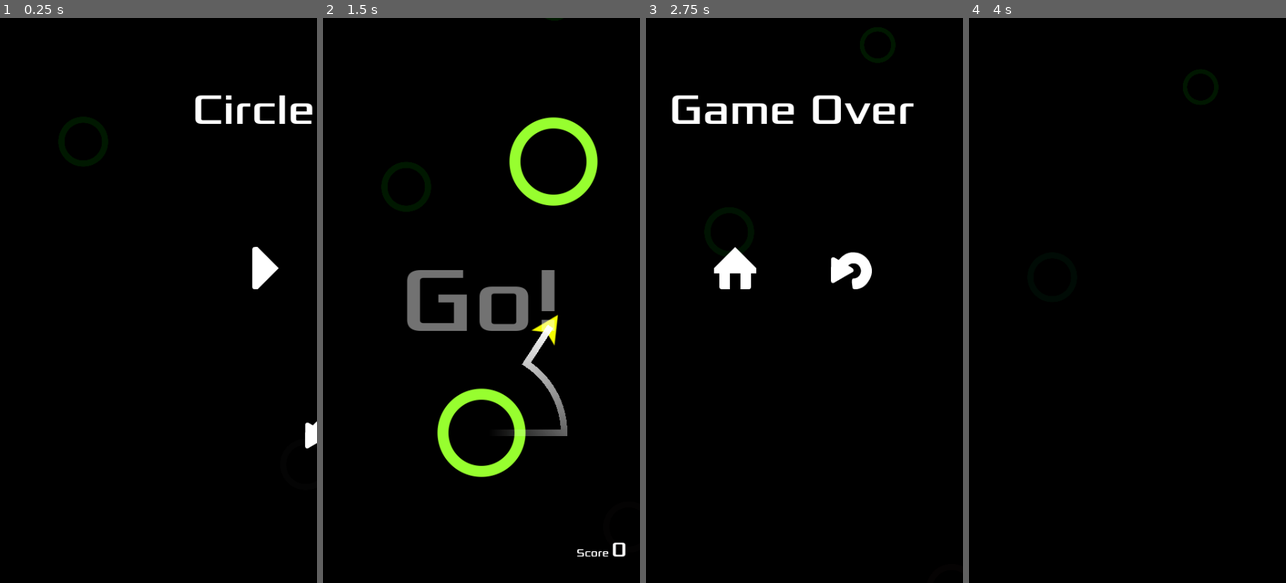
Above: before the commit, frames 1-4 (left to right).
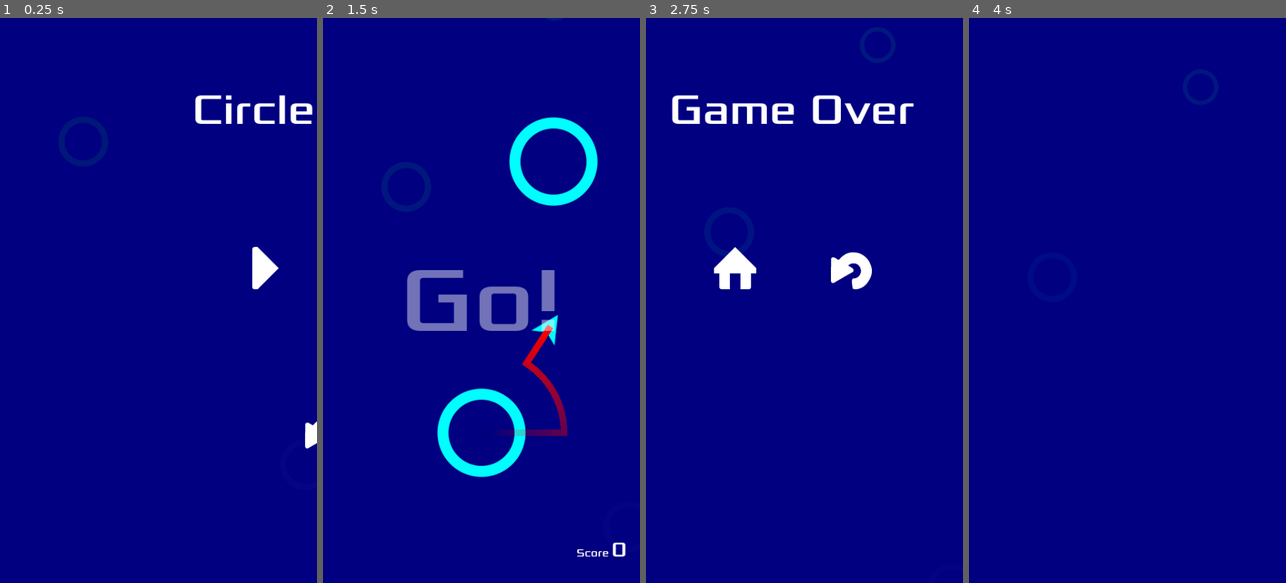
Above: after the commit, the same moments.

Repository: jrenato/circle_jump
Game: Godot game, scene res://Main/main.tscn
The game is run twice, just before and just after one commit, with the same random seed, the same clock (stepped at 60 frames per second) and the same inputs. Sound files missing from this copy of the repository are replaced by a short silence.
Inputs (mouse positions are in pixels of both pictures, inside the frame that each line leads up to):
- Up to frame 1 (0.25 s): no input
- Up to frame 2 (1.5 s): click (424, 266) at 0.5 s; tap Enter at 1.25 s; move the mouse to (551, 272) at 1.27 s; hold Right (ui_right) from 1.28 s (still down); hold Ctrl from 1.28 s (still down); click (551, 272) at 1.42 s
- Up to frame 3 (2.75 s): release Right (ui_right) at 2 s; release Ctrl at 2 s; drag from (741, 328) to (877, 159) at 2.02 s
- Up to frame 4 (4 s): move the mouse to (1159, 176) at 2.77 s; hold Right (ui_right) 2.78-3.5 s; tap Z at 2.85 s; click (1184, 266) at 3.5 s

The runs differ from the first frame. In frame 1, 99% of the frame differs, in the area x 0-100%, y 0-100%; in frame 2, 100%; in frame 3, 98%; in frame 4, 100%.

Commit message:
Updated themes

Diff:
--- a/Main/main.gd
+++ b/Main/main.gd
@@ -15,6 +15,7 @@
 @onready var hud: Control = %HUD
 @onready var start_position: Marker2D = %StartPosition
 @onready var camera: Camera2D = %Camera2D
+@onready var background_rect: ColorRect = %BackgroundRect
 
 
 func _ready() -> void:
@@ -22,6 +23,8 @@
 	screens.start_game.connect(new_game)
 
 	hud.hide_hud()
+
+	background_rect.color = Settings.theme["background"]
 
 
 func new_game() -> void:
--- a/Main/main.tscn
+++ b/Main/main.tscn
@@ -27,7 +27,8 @@
 [node name="Background" type="CanvasLayer" parent="."]
 layer = -1
 
-[node name="ColorRect" type="ColorRect" parent="Background"]
+[node name="BackgroundRect" type="ColorRect" parent="Background"]
+unique_name_in_owner = true
 anchors_preset = 15
 anchor_right = 1.0
 anchor_bottom = 1.0
--- a/Resources/Themes/deep_sea.tres
+++ b/Resources/Themes/deep_sea.tres
@@ -5,7 +5,7 @@
 [resource]
 script = ExtResource("1_tlptu")
 name = "Deep Sea"
-default = false
+default = true
 unlocked = true
 background = Color(0, 0, 0.501961, 1)
 player_body = Color(0, 1, 1, 1)
--- a/Resources/Themes/neon3.tres
+++ b/Resources/Themes/neon3.tres
@@ -5,6 +5,7 @@
 [resource]
 script = ExtResource("1_4t0d1")
 name = "Neon3"
+default = false
 unlocked = true
 background = Color(0, 0, 0, 1)
 player_body = Color(1, 0, 0.733333, 1)
